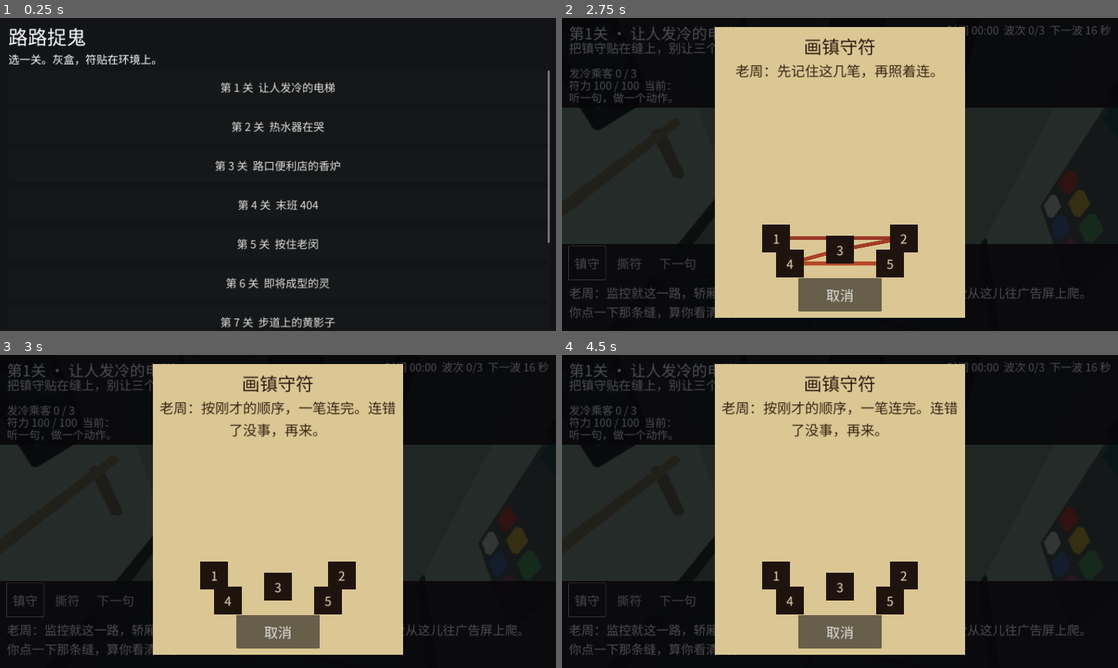
Above: before the commit, frames 1-4 (two rows, left to right).
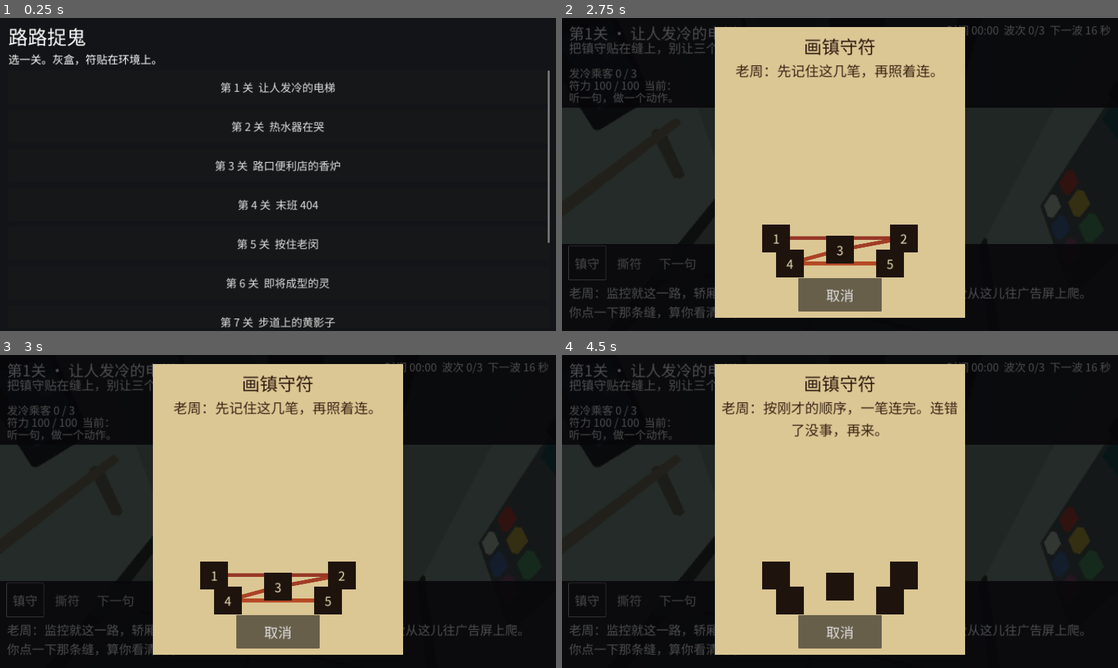
Above: after the commit, the same moments.

Repository: meathill/lulu-zhuogui
Game: Godot game, scene res://scenes/menu/level_select.tscn
The game is run twice, just before and just after one commit, with the same random seed, the same clock (stepped at 60 frames per second) and the same inputs.
Inputs:
- Up to frame 1 (0.25 s): no input
- Up to frame 2 (2.75 s): click "第 1 关 让人发冷的电梯" at 0.5 s; click "镇守" at 1.25 s; click "撕符" at 2 s
- Up to frame 3 (3 s): click "下一句" at 2.75 s
- Up to frame 4 (4.5 s): click "取消" at 3.5 s; click "镇守" at 4.25 s

Frames 1-2 are identical in both runs. In frame 3, 1.8% of the frame differs, in the area x 28-72%, y 14-80%; in frame 4, 0.1%.

Commit message:
画符数字显示 3 秒后隐藏

Diff:
--- a/apps/game/src/ui/draw_talisman.gd
+++ b/apps/game/src/ui/draw_talisman.gd
@@ -35,7 +35,7 @@
 	Vector2(0.72, 0.78),
 ]
 
-const MEMORIZE_SEC := 1.5
+const MEMORIZE_SEC := 3.0
 const HIT_CSS := 56.0
 const DOT_CSS := 40.0
 
@@ -100,6 +100,10 @@
 func _enter_connect() -> void:
 	_phase = "connect"
 	_hint.text = "老周：按刚才的顺序，一笔连完。连错了没事，再来。"
+	for d in _dots:
+		var num := d.get_node_or_null("Num") as CanvasItem
+		if num != null:
+			num.visible = false
 	_ink.queue_redraw()
 
 
